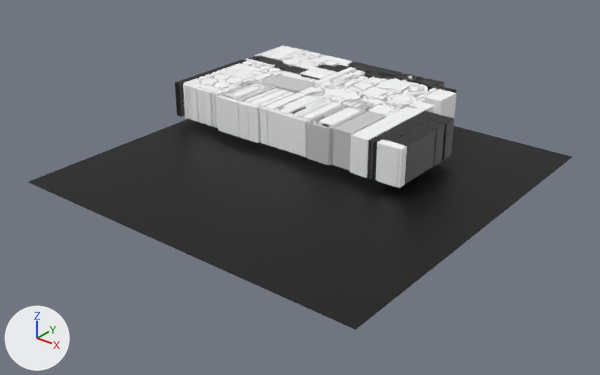
The Blender file vehicles/common/seoil_quantum_v/TextureBaker/seoil_framebody_texmaker.blend as it was, and as the next commit left it.
Camera for both pictures: a 50 mm lens placed at (6.81, -6.16, 3.07), pointed at (2.07, -0.23, -0.61). The lights are fixed; the arrows at lower left show +X, +Y and +Z.

Names of what the first picture shows: 'Plane', 'seoil_quantum_v_UV_n', 'seoil_quantum_v_UV_n.001'.
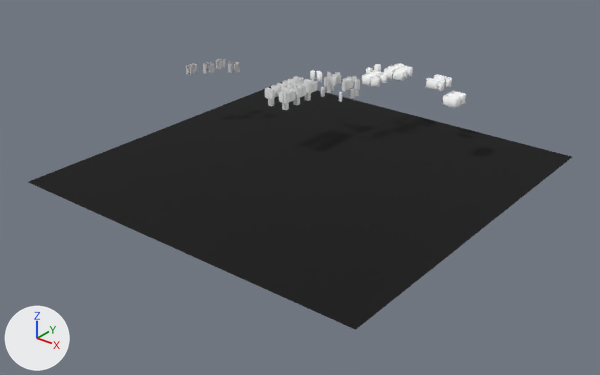
What differs and where, as boxes (x1, y1, x2, y2) in the pictures (600 x 375 px; the box of a moved part takes in the faces that stretch with it):
'Plane', surface changed
    both: (29, 82, 572, 330)
'seoil_quantum_v_UV_n', hidden
    before: (183, 45, 457, 188)
'seoil_quantum_v_UV_n.001', hidden
    before: (175, 59, 426, 178)
'seoil_quantum_v_mr_deco', added
    after: (186, 59, 346, 110)
'seoil_quantum_v_mr_deco2', added
    after: (310, 63, 466, 108)
'seoil_quantum_v_mr_deco.002', added
    after: (343, 76, 360, 99)
'seoil_quantum_v_mr_deco.001', added
    after: (327, 72, 341, 93)
part 1 of me_curve_2511, deleted
    before: (201, 83, 445, 184)
part 2 of me_curve_2511, moved or reshaped (not visible afterwards)
    before: (431, 115, 454, 160)
part 3 of me_curve_2511, cut back
    before: (377, 132, 401, 142)
part 4 of me_curve_2511, surface changed
    before: (183, 45, 457, 188)
part 5 of me_curve_001, built on
    before: (183, 59, 246, 82)
part 6 of me_curve_001, surface changed
    before: (188, 60, 426, 178)

Edits to the bpy script that builds the scene:
```text
Change mat_material:
    mat_material.roughness: 0.5 -> 1.0
Change me_curve_2511:
    remove me_curve_2511.from_pydata(...)  # 8366 vertices, 5882 faces; spans x 0.01..3.08, y 0.01..1.99, z 0.0
    add me_curve_2511.from_pydata(...)  # 8320 vertices, 5749 faces; spans x 0.01..3.23, y 0.01..1.99, z 0.0
    me_curve_2511 part 1: 6 loose pieces with 280 vertices, spanning x 0.26..3.07, y 0.13..1.26, z 0.0, are deleted
    me_curve_2511 part 2: 1 vertex moved within x 3.07, y 1.04, z 0.0; 40 vertices removed from x 2.89..3.07, y 0.86..1.04, z 0.0; 21 vertices added at x 2.89..3.07, y 1.04..1.29, z 0.0
    me_curve_2511 part 3: 1 vertex moved within x 2.73, y 0.14, z 0.0; 40 vertices removed from x 2.71..2.9, y 0.14..0.32, z 0.0; 7 vertices added at x 2.71..2.75, y 0.01..0.14, z 0.0
    me_curve_2511 part 4: 5251 kept faces spanning x 0.01..3.08, y 0.01..1.99, z 0.0 get new texture (UV) coordinates
Change me_curve_001:
    remove me_curve_001.from_pydata(...)  # 1305 vertices, 944 faces; spans x 0.01..2.7, y 0.01..1.47, z 0.0
    add me_curve_001.from_pydata(...)  # 2193 vertices, 1680 faces; spans x 0.01..2.89, y 0.01..1.47, z 0.0
    me_curve_001 part 5: 96 vertices moved within x 0.01..0.08, y 0.17..1.2, z 0.0; 27 vertices removed from x 0.01..0.08, y 0.38..1.18, z 0.0; 797 vertices added at x 0.01..0.08, y 0.06..1.16, z 0.0
    me_curve_001 part 6: 667 kept faces spanning x 0.01..2.7, y 0.01..1.47, z 0.0 get new texture (UV) coordinates
Change ob_seoil_quantum_v_uv_n:
    add ob_seoil_quantum_v_uv_n.hide_set(True)  # its collection is switched off
Change ob_seoil_quantum_v_uv_n_001:
    add ob_seoil_quantum_v_uv_n_001.hide_set(True)  # its collection is switched off
Add ob_seoil_quantum_v_mr_deco2:
    ob_seoil_quantum_v_mr_deco2 = bpy.data.objects.new('seoil_quantum_v_mr_deco2', me_curve_004)  # 135 vertices, 48 faces; spans x 1.33..3.06, y 0.85..1.73, z 0.1; in mat_material (picture img_gradients_png); modifiers EDGE_SPLIT, SOLIDIFY, BEVEL, SOLIDIFY
    ob_seoil_quantum_v_mr_deco2.location = (0.0, 0.0, 0.0)
Add ob_seoil_quantum_v_mr_deco_002:
    ob_seoil_quantum_v_mr_deco_002 = bpy.data.objects.new('seoil_quantum_v_mr_deco.002', me_curve_006)  # 40 vertices, 14 faces; spans x -0.065..0.089, y -0.118..0.067, z 0.1; in mat_material (picture img_gradients_png); modifiers EDGE_SPLIT, SOLIDIFY, BEVEL, SOLIDIFY
    ob_seoil_quantum_v_mr_deco_002.location = (1.869, 0.943, 0.0)
    ob_seoil_quantum_v_mr_deco_002.rotation_euler = (0.0, 0.0, -0.611)  # degrees (0, 0, -35)
    ob_seoil_quantum_v_mr_deco_002.scale = (-1.0, 1.0, 1.0)
Add ob_seoil_quantum_v_mr_deco_001:
    ob_seoil_quantum_v_mr_deco_001 = bpy.data.objects.new('seoil_quantum_v_mr_deco.001', me_curve_006)  # 40 vertices, 14 faces; spans x -0.065..0.089, y -0.118..0.067, z 0.1; in mat_material (picture img_gradients_png); modifiers EDGE_SPLIT, SOLIDIFY, BEVEL, SOLIDIFY
    ob_seoil_quantum_v_mr_deco_001.location = (1.595, 0.943, 0.0)
    ob_seoil_quantum_v_mr_deco_001.rotation_euler = (0.0, 0.0, 0.611)  # degrees (0, 0, 35)
Add ob_seoil_quantum_v_mr_deco:
    ob_seoil_quantum_v_mr_deco = bpy.data.objects.new('seoil_quantum_v_mr_deco', me_curve_003)  # 380 vertices, 121 faces; spans x 0.12..1.87, y 0.09..0.83, z 0.1; in mat_material (picture img_gradients_png); modifiers EDGE_SPLIT, SOLIDIFY, BEVEL, SOLIDIFY
    ob_seoil_quantum_v_mr_deco.location = (0.0, 0.0, 0.0)
```
